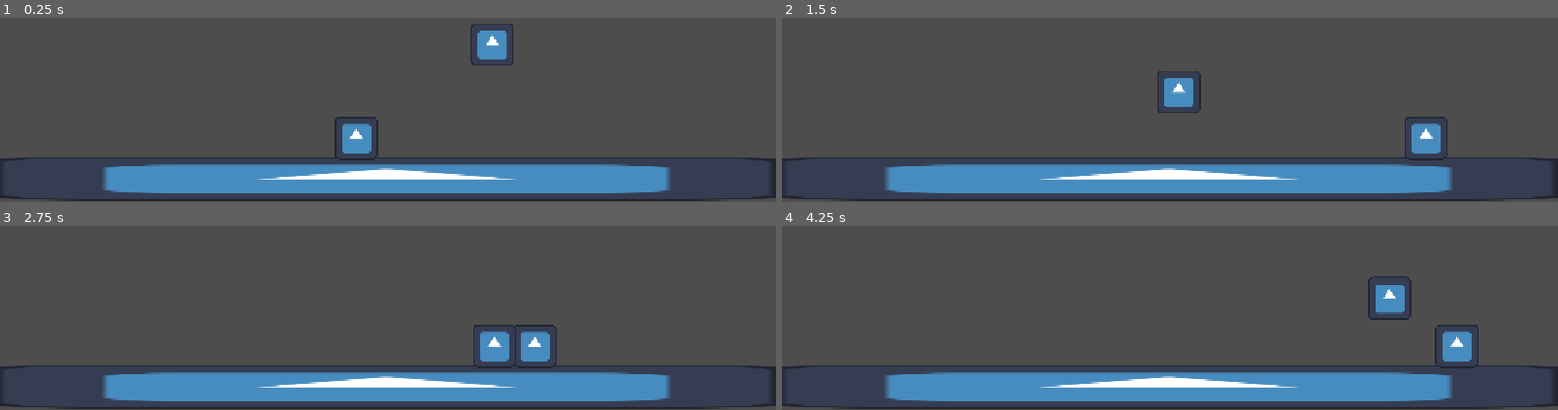
Above: before the commit, frames 1-4 (two rows, left to right).
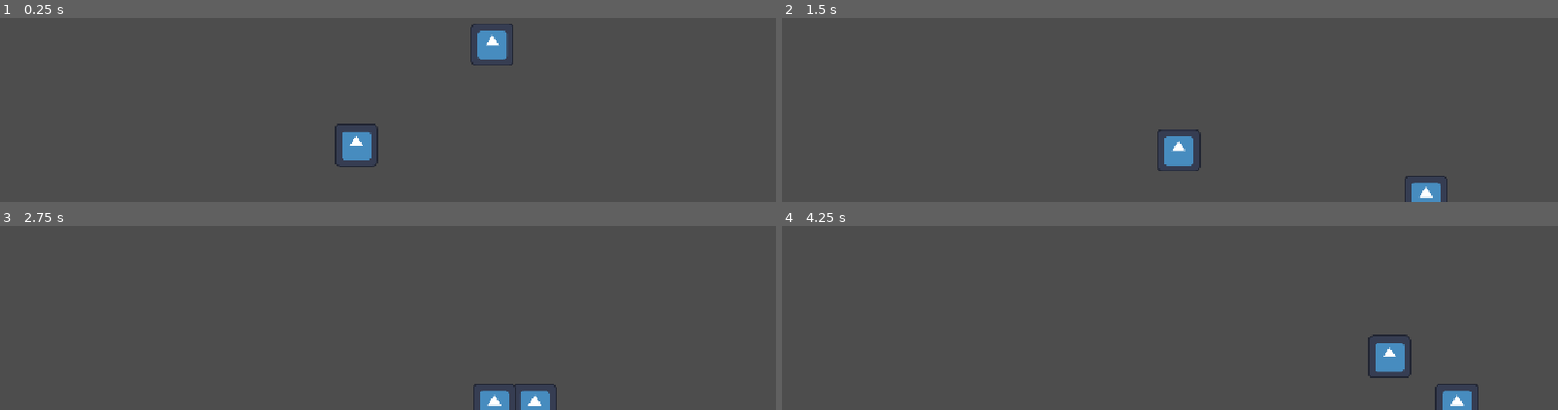
Above: after the commit, the same moments.

Repository: not-scarlet/HackHavenGame2026
Game: Godot game, scene res://MainLevel.tscn
The game is run twice, just before and just after one commit, with the same random seed, the same clock (stepped at 60 frames per second) and the same inputs. The engine's default icon, where the game draws it, is replaced by a stand-in: a white triangle on a blue panel in a dark square.
Inputs:
- Up to frame 1 (0.25 s): no input
- Up to frame 2 (1.5 s): tap Enter (ui_accept) at 0.5, 0.77 s; hold Right (ui_right) from 0.53 s (still down); tap Q (SwapPlayer) at 0.6, 1.35 s
- Up to frame 3 (2.75 s): tap Enter (ui_accept) at 1.52 s; release Right (ui_right) at 2.03 s; hold Left (ui_left) from 2.03 s (still down); tap Q (SwapPlayer) at 2.1 s
- Up to frame 4 (4.25 s): release Left (ui_left) at 2.78 s; hold Right (ui_right) from 2.78 s (still down); tap Q (SwapPlayer) at 2.85, 3.6 s; tap Enter (ui_accept) at 3.02, 3.77 s

The runs differ from the first frame. In frame 1, 14% of the frame differs, in the area x 0-100%, y 53-100%; in frame 2, 16%; in frame 3, 15%; in frame 4, 16%, in the area x 0-100%, y 27-100%.

Commit message:
End of hackhaven sturday
in the middle of adding tileset

Diff:
--- a/MainLevel.tscn
+++ b/MainLevel.tscn
@@ -6,10 +6,13 @@
 [sub_resource type="RectangleShape2D" id="RectangleShape2D_pxvb0"]
 size = Vector2(125, 120)
 
+[sub_resource type="TileSet" id="TileSet_pxvb0"]
+physics_layer_0/collision_layer = 1
+
 [node name="Node2D" type="Node2D" unique_id=258943500]
 
 [node name="Icon" type="Sprite2D" parent="." unique_id=206064062]
-position = Vector2(574, 613)
+position = Vector2(574, 700)
 scale = Vector2(9.5, 0.5)
 texture = ExtResource("1_jq6gy")
 
@@ -24,3 +27,6 @@
 [node name="CharacterBody2D2" parent="." unique_id=1257627712 instance=ExtResource("2_o3cl4")]
 position = Vector2(529, 535)
 player_enabled = true
+
+[node name="TileMapLayer" type="TileMapLayer" parent="." unique_id=392509565]
+tile_set = SubResource("TileSet_pxvb0")
